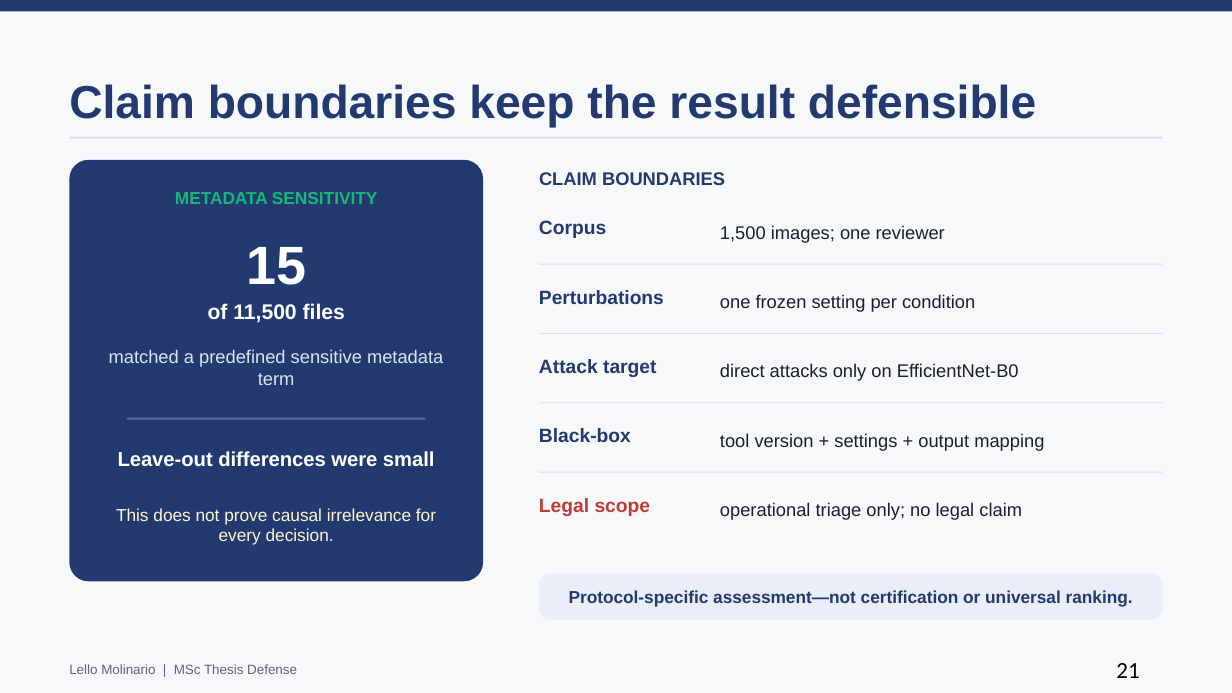
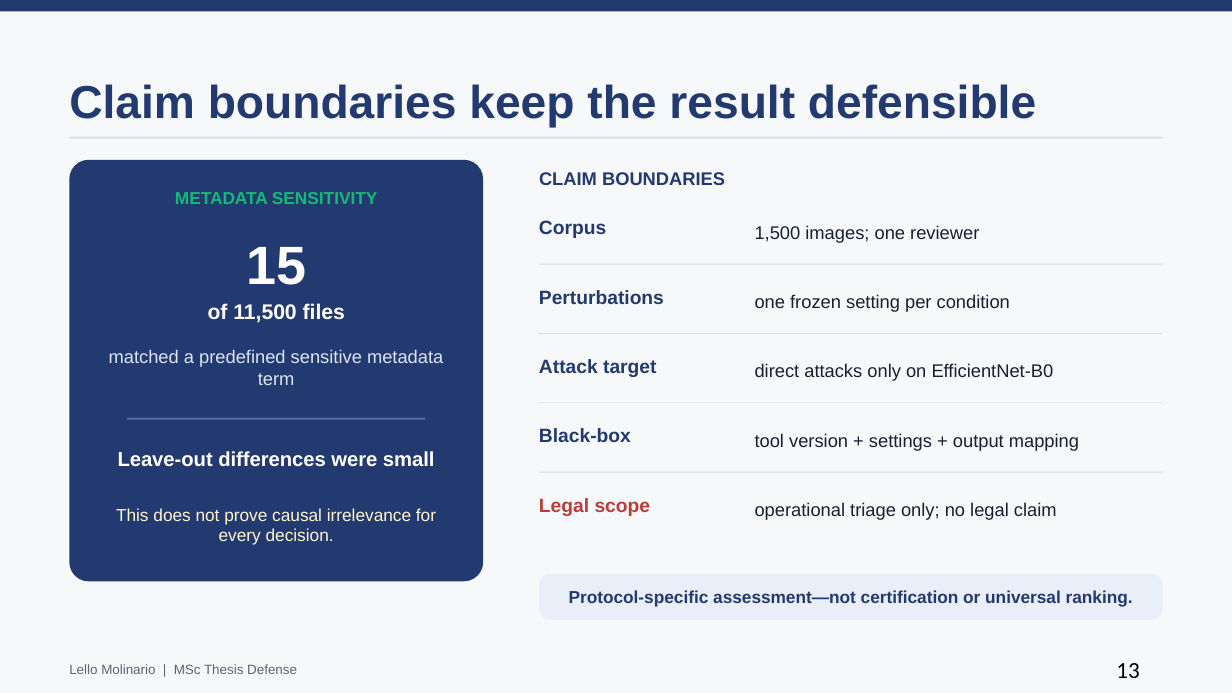
Before and after one commit to lmolinario/msc-thesis-ai-robustness-in-digital-forensics, a slide deck: slide 13 of docs/slides/main_thesis_presentation_editable_complete.pptx (slide 22 before the commit). Drawn at 1232x693 pixels with LibreOffice and Linux fonts; fonts in the diff are those of the drawing. Boxes give left, top, right and bottom in pixels: in the first picture for what was removed or moved away, otherwise in the second. Text is boxed around its words. In the diff, an @@ line names an element or a change of style, - is before the commit and + after.

```diff
--- a/docs/slides/main_thesis_presentation_editable_complete.pptx
+++ b/docs/slides/main_thesis_presentation_editable_complete.pptx
@@ text "1,500 images; one reviewer": place and size @@
-text "1,500 images; one reviewer" at box(720, 225, 945, 243)
+text "1,500 images; one reviewer" at box(755, 225, 979, 243)
@@ text "one frozen setting per condition": place and size @@
-text "one frozen setting per condition" at box(720, 294, 975, 312)
+text "one frozen setting per condition" at box(755, 294, 1010, 312)
@@ text "direct attacks only on EfficientNet-B0": place and size @@
-text "direct attacks only on EfficientNet-B0" at box(720, 363, 1019, 381)
+text "direct attacks only on EfficientNet-B0" at box(755, 363, 1054, 381)
@@ text "tool version + settings + ...": place and size @@
-text "tool version + settings + ..." at box(720, 433, 1044, 451)
+text "tool version + settings + ..." at box(755, 433, 1079, 451)
@@ text "operational triage only; no legal ...": place and size @@
-text "operational triage only; no legal ..." at box(720, 502, 1022, 520)
+text "operational triage only; no legal ..." at box(755, 502, 1057, 520)
@@ text at box(1116, 663, 1139, 678): text changed @@
-21
+13
```
Also in this commit, not shown: 15 other slides changed, 7 slides removed.
